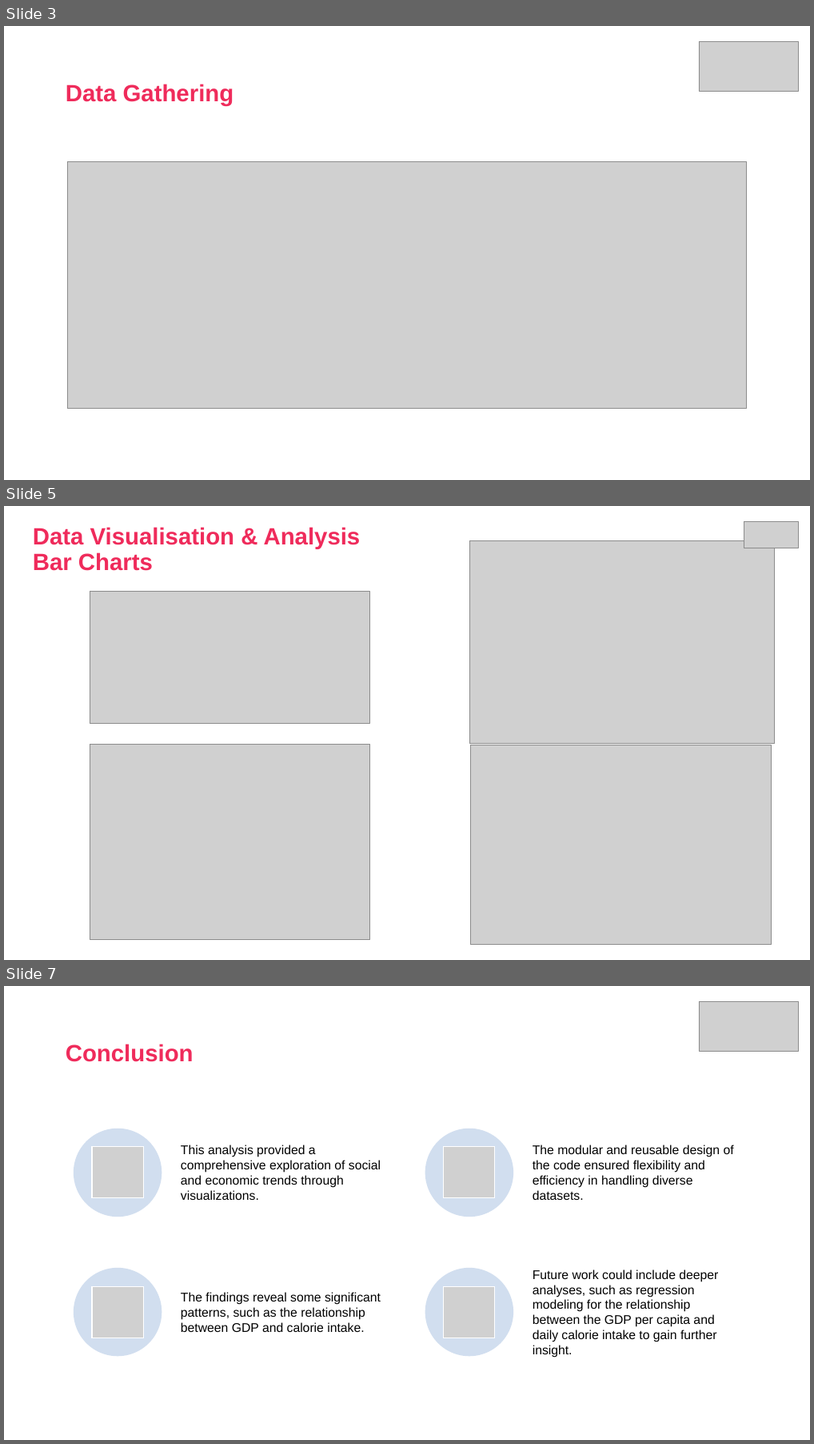
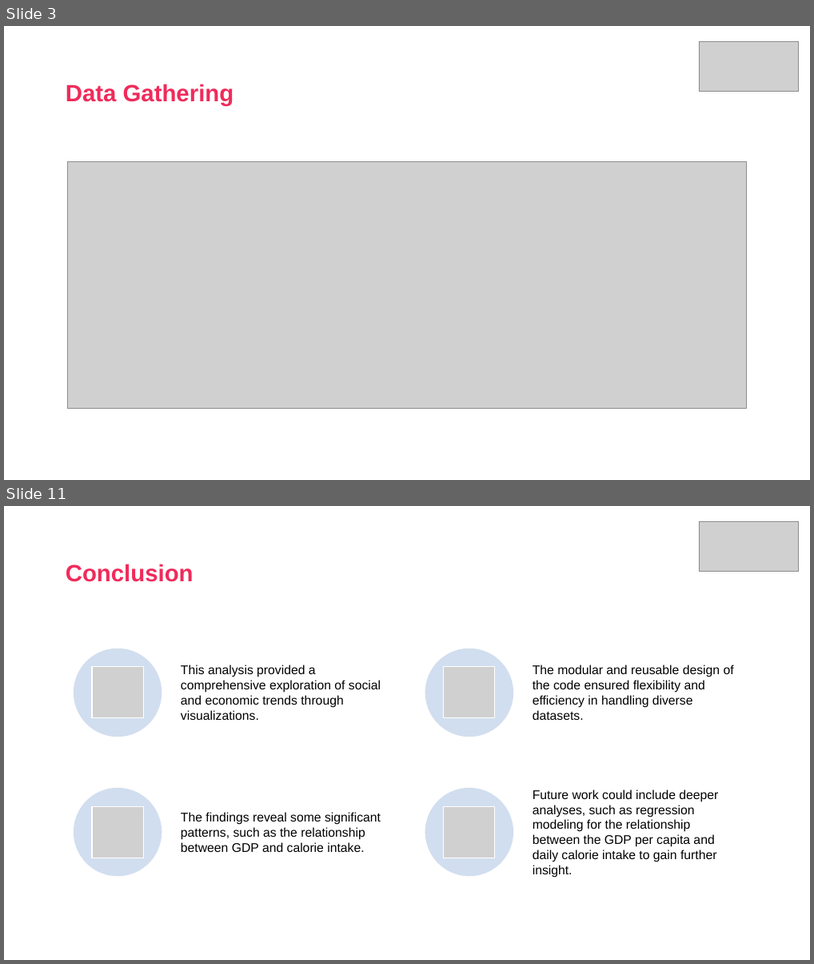
Before and after one commit to DanielSchipfer/assignment2, a slide deck: assignment2_presentation.pptx. Shown one above the other, each under a label of ours: slides 3, 5 and 7 before the commit, slides 3 and 11 after it; the slides between them are not shown. The pictures are 814x1444 and 814x964 pixels, drawn with LibreOffice and Linux fonts; fonts in the diff are those of the drawing; grey boxes stand for pictures. Boxes give left, top, right and bottom in pixels: in the first picture for what was removed or moved away, otherwise in the second. Text is boxed around its words. In the diff, an @@ line names an element or a change of style, - is before the commit and + after.

```diff
--- a/assignment2_presentation.pptx
+++ b/assignment2_presentation.pptx
@@ slide 5 removed at box(4, 506, 810, 960), background #FFFFFF @@
@@ title removed at box(33, 527, 361, 571) @@
-Data Visualisation & Analysis
-Bar Charts
@@ picture removed at box(745, 521, 799, 548) @@
@@ picture removed at box(470, 541, 774, 744) @@
@@ picture removed at box(90, 591, 370, 723) @@
@@ picture removed at box(90, 744, 370, 939) @@
@@ picture removed at box(471, 744, 772, 944) @@
@@ what was slide 7 is now slide 11 @@
```
Also in this commit, not shown: 1 slide changed, 6 slides added, 1 other slide removed.
